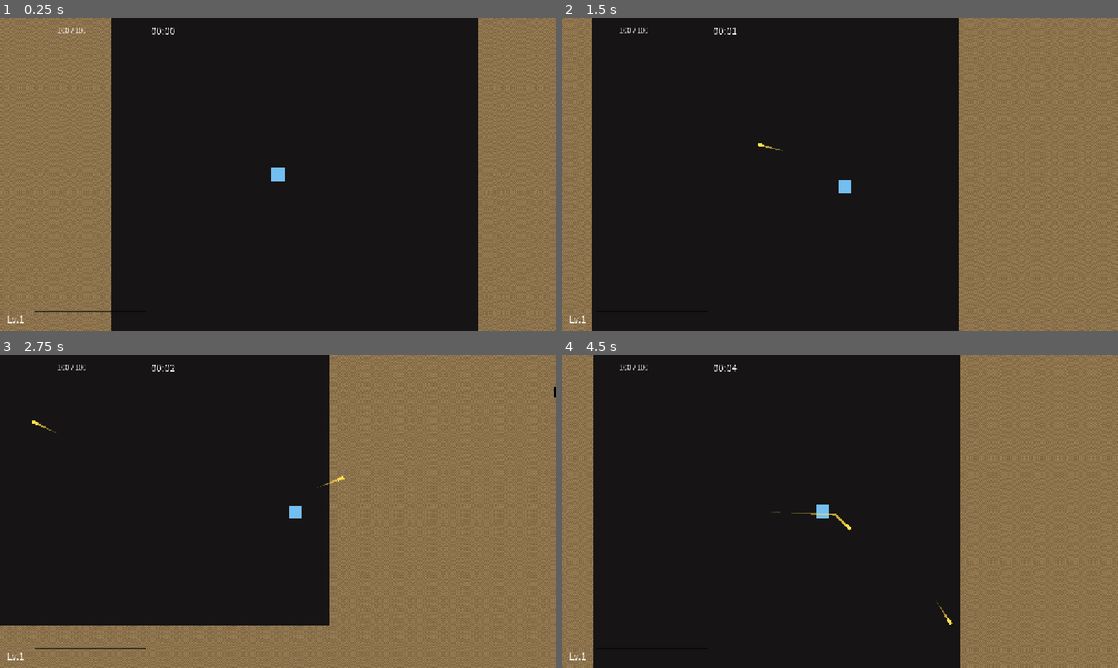
Above: before the commit, frames 1-4 (two rows, left to right).
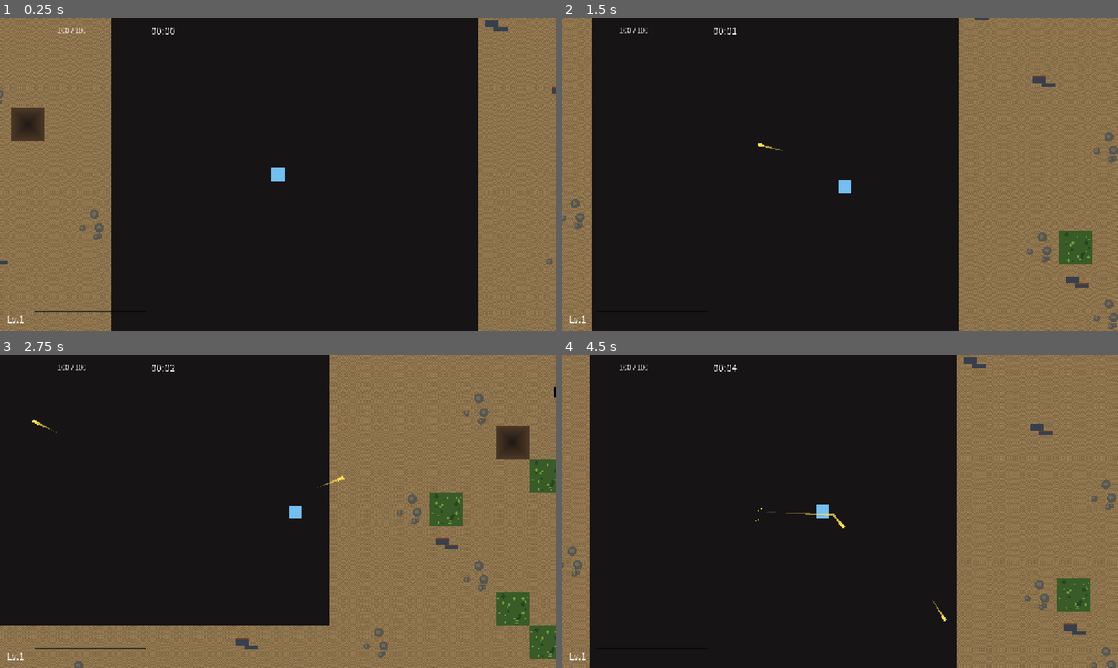
Above: after the commit, the same moments.

Repository: godlikeking/Wasteland-Overdrive
Game: Godot game, scene res://scenes/main.tscn
Same seed, same stepped clock (60 frames per second), same inputs: the game is played once before the commit and once after it.
Inputs:
- Up to frame 1 (0.25 s): no input
- Up to frame 2 (1.5 s): tap Enter at 0.5 s; hold D (move_right) 0.53-1.28 s; hold S (move_down) from 1.28 s (still down)
- Up to frame 3 (2.75 s): release S (move_down) at 2.03 s; hold D (move_right) from 2.03 s (still down)
- Up to frame 4 (4.5 s): release D (move_right) at 2.78 s; hold W (move_up) 2.78-3.53 s; hold A (move_left) from 3.53 s (still down)

The runs differ from the first frame. In frame 1, 0.9% of the frame differs, in the area x 0-100%, y 0-79%; in frame 2, 1.3%; in frame 3, 3.6%; in frame 4, 8.6%, in the area x 0-100%, y 0-100%.

Commit message:
fix(world+enemies): direct density gates + nav path fallback
Two bugs since the nav-agent change:

1. Map had almost no obstacles/swamp. The previous code thresholded
   simplex noise against -1 + 2*density. For density 0.10 the threshold
   was -0.8, but FastNoiseLite simplex output is concentrated in
   roughly [-0.7, 0.7] — the threshold was almost never met. Also the
   cluster gate was inverted (cluster < 0.3 when RETURN_DISTANCE > 0.5
   means far from a feature point, not in a blob).
   Now: use a deterministic hash on (cell.x, cell.y) compared against
   the density directly. cluster < 0.5 still gates obstacles to blob
   interiors (cluster == RETURN_DISTANCE, 0 == on top of feature point).

2. Enemies froze after the warmup. nav_agent.get_next_path_position()
   can return the agent's own position when the path is empty, which
   normalized to Vector2.ZERO -> velocity 0. _steer_dir now falls
   back to direct chase in three cases: warmup not done, nav finished,
   or next point == self. Enemies resume chasing immediately.

Diff:
--- a/scripts/enemy.gd
+++ b/scripts/enemy.gd
@@ -218,12 +218,16 @@
 	nav_agent.target_position = _player.global_position
 
 func _steer_dir() -> Vector2:
-	# During the warmup window (NavigationServer syncing TileMap polygons),
-	# fall back to direct chase so enemies don't freeze on spawn.
+	# Fallbacks (in priority order):
+	# 1. Warmup window -> direct chase
+	# 2. No nav / no player -> direct chase
+	# 3. Nav path not ready or next point == self -> direct chase
 	if _nav_warmup > 0.0 or nav_agent == null or _player == null or not is_instance_valid(_player):
+		return (_player.global_position - global_position).normalized()
+	if nav_agent.is_navigation_finished():
 		return (_player.global_position - global_position).normalized()
 	var next: Vector2 = nav_agent.get_next_path_position()
 	var d: Vector2 = next - global_position
 	if d.length_squared() < 1.0:
-		return Vector2.ZERO
+		return (_player.global_position - global_position).normalized()
 	return d.normalized()
--- a/scripts/world/tilemap_builder.gd
+++ b/scripts/world/tilemap_builder.gd
@@ -237,9 +237,11 @@
 	var spawn_clear: int = config.spawn_no_swamp_radius
 	if absi(cell.x) <= spawn_clear and absi(cell.y) <= spawn_clear:
 		return false
-	# density = 0.05 -> bottom 5% of [-1,1] range, threshold = -0.90.
-	var thr: float = -1.0 + 2.0 * config.swamp_density
-	return noise_val < thr
+	# Direct density gate: swamp_density = 0.05 -> 5% of cells. simplex
+	# noise's [-1,1] range is unreliable for tight thresholds, so use a
+	# deterministic hash on (cell.x, cell.y) against density.
+	var n: float = _hash2(cell.x + 53, cell.y + 71, 11)
+	return n < config.swamp_density
 
 func _is_obstacle_cell(cell: Vector2i, noise_val: float, cluster: float) -> bool:
 	var spawn_clear: int = config.spawn_clear_radius
@@ -248,12 +250,17 @@
 	var total: float = config.rubble_density + config.scrap_density + config.pit_density
 	if total <= 0.0:
 		return false
-	# Cluster > 0.3 = inside a "potential obstacle blob". Without clustering
-	# we'd just have a flat Poisson scatter; the cluster mask groups them.
-	if cluster < 0.3:
+	# Cellular RETURN_DISTANCE: 0 = on top of a feature point, 1 = far away.
+	# Use the cluster mask as a direct on/off gate — gates obstacles to
+	# inside-blob regions. The actual fraction of obstacle cells vs sand
+	# is tuned by `total` (the sum of obstacle densities): the lower the
+	# total, the smaller the in-cluster area that ends up as an obstacle.
+	# Concretely: we keep the cell as obstacle iff it's inside the blob
+	# AND a deterministic hash falls below `total`.
+	if cluster > 0.5:
 		return false
-	var thr: float = -1.0 + 2.0 * total
-	return noise_val < thr
+	var n: float = _hash2(cell.x + 17, cell.y + 31, 7)
+	return n < total
 
 func _pick_obstacle_tile(cell: Vector2i) -> Vector2i:
 	var total: float = config.rubble_density + config.scrap_density + config.pit_density
